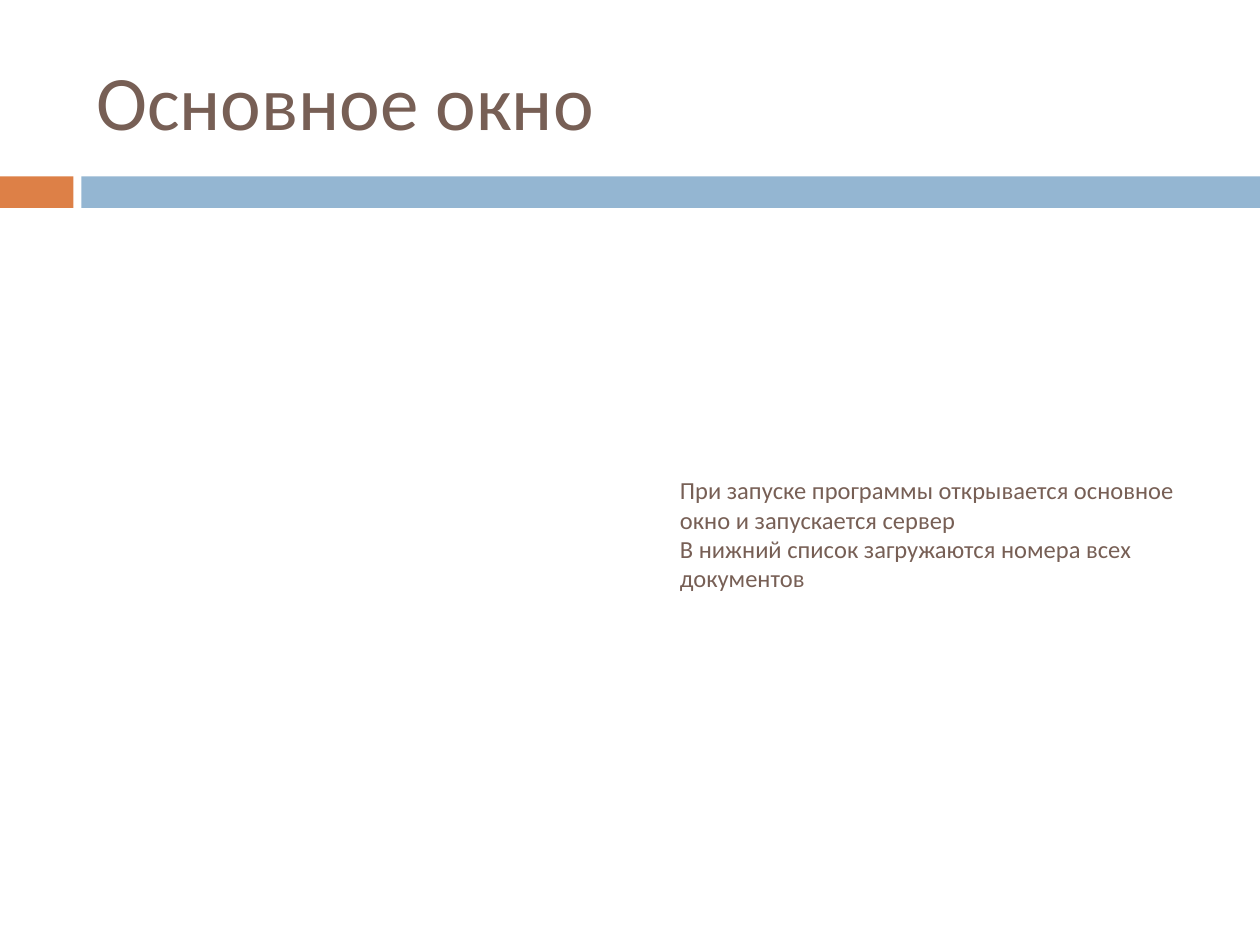
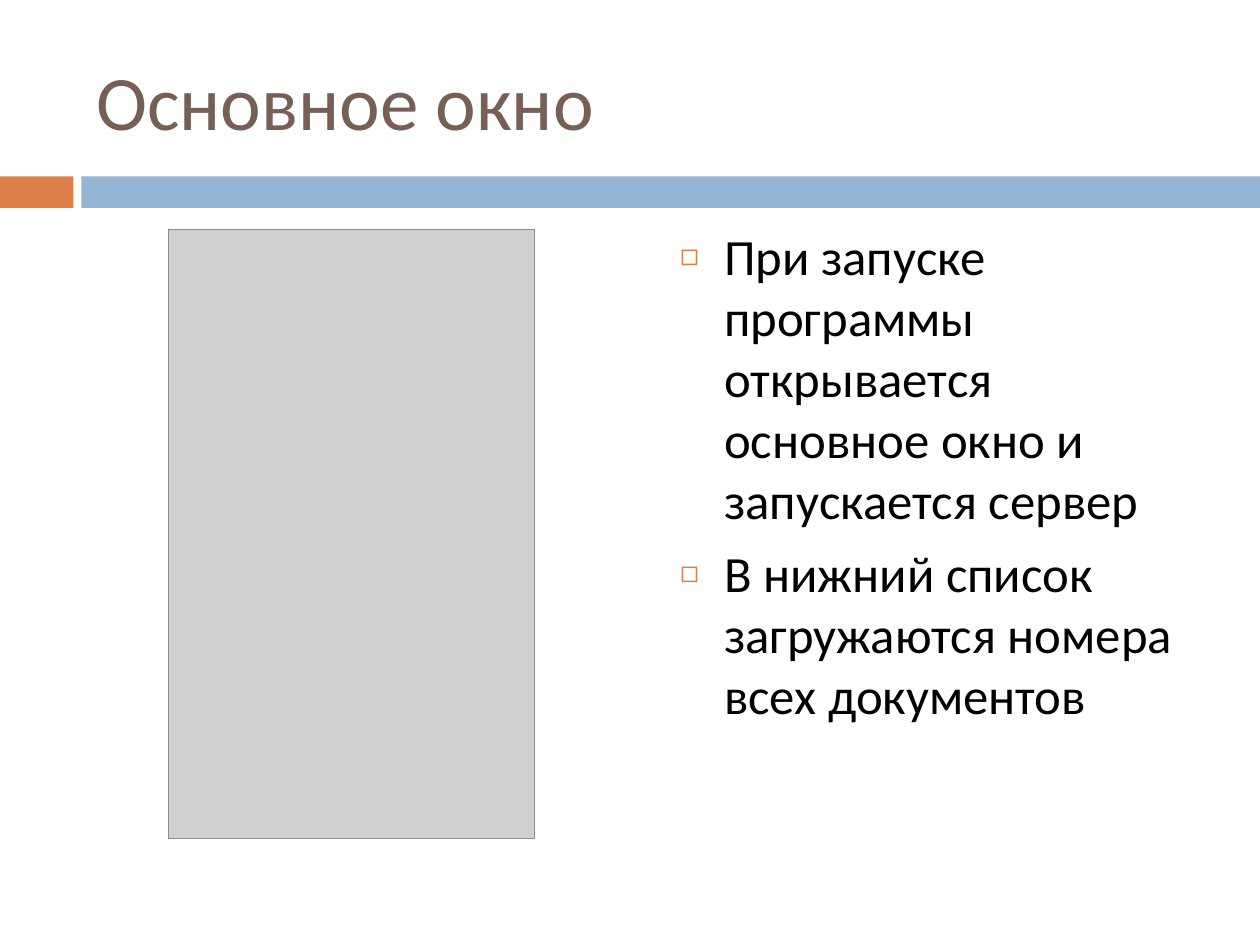
Before and after one commit to Datel777/DIPLOM, a slide deck: slide 7 of Презентация.pptx. Drawn at 1260x945 pixels with LibreOffice and Linux fonts; fonts in the diff are those of the drawing; grey boxes stand for pictures. Boxes give left, top, right and bottom in pixels: in the first picture for what was removed or moved away, otherwise in the second. Text is boxed around its words. In the diff, an @@ line names an element or a change of style, - is before the commit and + after.

```diff
--- a/Презентация.pptx
+++ b/Презентация.pptx
@@ picture added at [169,229,536,838] @@
@@ text "При запуске программы открывается основное ..." at [724,242,1172,723]: size 14 to 29 pt, text colour #775F55 to #000000; bullet none to ◻; more space between paragraphs; vertical alignment middle to top @@
```
Also in this commit, not shown: 8 other slides changed, 1 other file.
